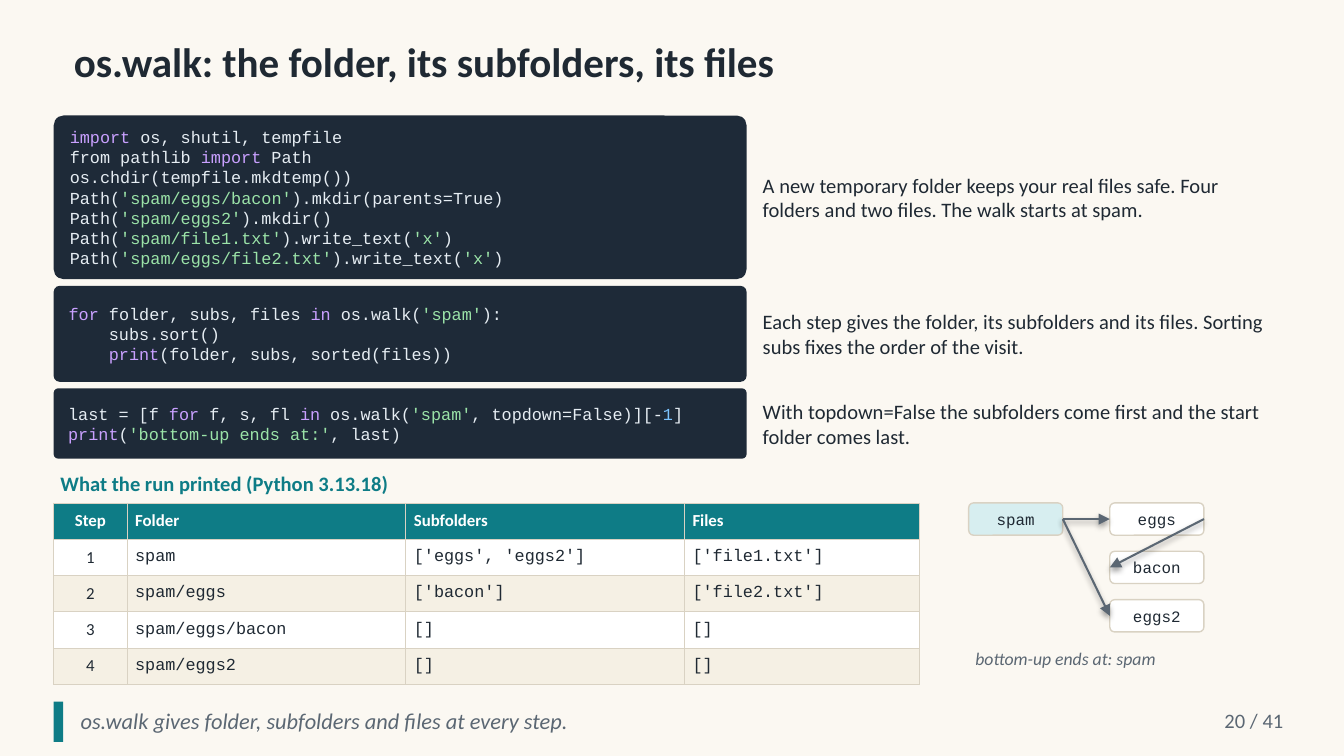
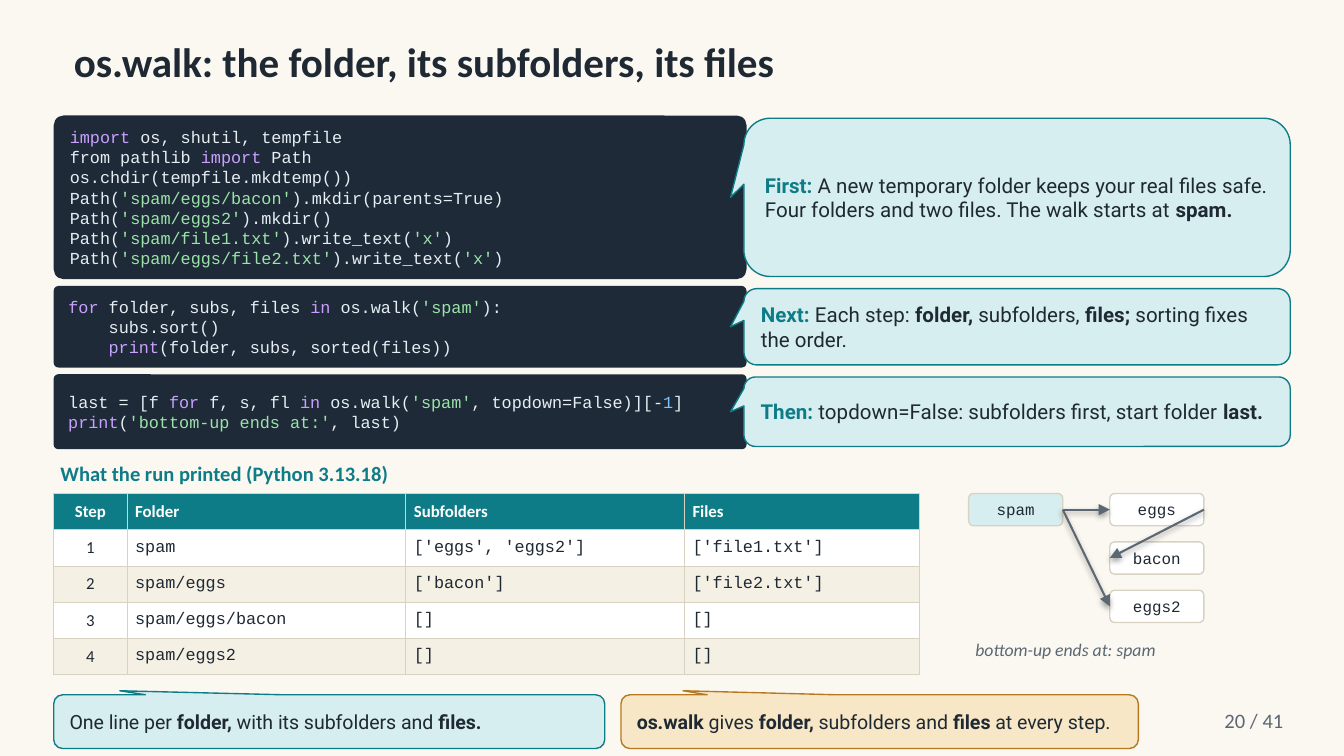
Before and after one commit to altunelyusuf/AdvancedProgrammingWithPython, a slide deck: slide 20 of 03-materials/ch11/SEN0414_Ch11_OrganizingFiles_3e_v3_0_0.pptx. Drawn at 1344x756 pixels with LibreOffice and Linux fonts; fonts in the diff are those of the drawing. Boxes give left, top, right and bottom in pixels: in the first picture for what was removed or moved away, otherwise in the second. Text is boxed around its words. In the diff, an @@ line names an element or a change of style, - is before the commit and + after.

```diff
--- a/03-materials/ch11/SEN0414_Ch11_OrganizingFiles_3e_v3_0_0.pptx
+++ b/03-materials/ch11/SEN0414_Ch11_OrganizingFiles_3e_v3_0_0.pptx
@@ rounded speech box "First: A new temporary folder ...": place and size @@
-rounded speech box "First: A new temporary folder ..." at <box>763,178,1218,221</box>
+rounded speech box "First: A new temporary folder ..." at <box>745,118,1290,277</box>
@@ text in rounded speech box at <box>765,177,1267,221</box>: text changed; font Calibri to Roboto @@
-A new temporary folder keeps your real files safe. Four folders and two files. The walk starts at spam.
+First: A new temporary folder keeps your real files safe. Four folders and two files. The walk starts at spam.
@@ rounded rectangle "for folder, subs, files in ...": place and size @@
-rounded rectangle "for folder, subs, files in ..." at <box>54,286,746,382</box>
+rounded rectangle "for folder, subs, files in ..." at <box>54,286,746,368</box>
@@ fill none to #D7EEF0; outline none to #0E7C86 0.75 pt in 3 elements at <box>745,118,1290,277</box>, <box>745,378,1290,448</box>, <box>745,289,1290,366</box> @@
@@ rounded speech box "Next: Each step: folder, subfolders, ...": place and size @@
-rounded speech box "Next: Each step: folder, subfolders, ..." at <box>763,314,1262,354</box>
+rounded speech box "Next: Each step: folder, subfolders, ..." at <box>745,289,1290,366</box>
@@ text in rounded speech box at <box>761,306,1248,347</box>: text changed; font Calibri to Roboto @@
-Each step gives the folder, its subfolders and its files. Sorting subs fixes the order of the visit.
+Next: Each step: folder, subfolders, files; sorting fixes the order.
@@ rounded rectangle "last = [f for f, ...": place and size @@
-rounded rectangle "last = [f for f, ..." at <box>54,388,746,458</box>
+rounded rectangle "last = [f for f, ..." at <box>54,375,746,450</box>
@@ 4 rounded rectangles, 3 arrows, 2 texts, 1 table, 1 rounded speech box: place and size @@
-4 rounded rectangles, 3 arrows, 2 texts, 1 table, 1 rounded speech box at <box>54,404,1259,684</box>
+4 rounded rectangles, 3 arrows, 2 texts, 1 table, 1 rounded speech box at <box>54,378,1290,675</box>
@@ text in rounded speech box at <box>761,403,1263,423</box>: text changed; font Calibri to Roboto @@
-With topdown=False the subfolders come first and the start folder comes last.
+Then: topdown=False: subfolders first, start folder last.
@@ rectangle removed at <box>54,702,63,742</box> @@
@@ rounded speech box added at <box>54,695,605,749</box>, fill #D7EEF0, outline #0E7C86 0.75 pt, 10.5 pt, text #1F2933 @@
+One line per folder, with its subfolders and files.
@@ rounded speech box "os.walk gives folder, subfolders and ...": place and size @@
-rounded speech box "os.walk gives folder, subfolders and ..." at <box>81,713,568,733</box>
+rounded speech box "os.walk gives folder, subfolders and ..." at <box>621,695,1138,749</box>
@@ rounded speech box "os.walk gives folder, subfolders and ..." at <box>621,695,1138,749</box>: size 12 to 10.5 pt, font Calibri to Roboto, text colour #5B6773 to #1F2933, italic off; bold on in "os.walk folder, files"; fill none to #F8E7C6; outline none to #B7791F 0.75 pt @@
```
Also in this commit, not shown: 30 other slides changed, 18 other files.
